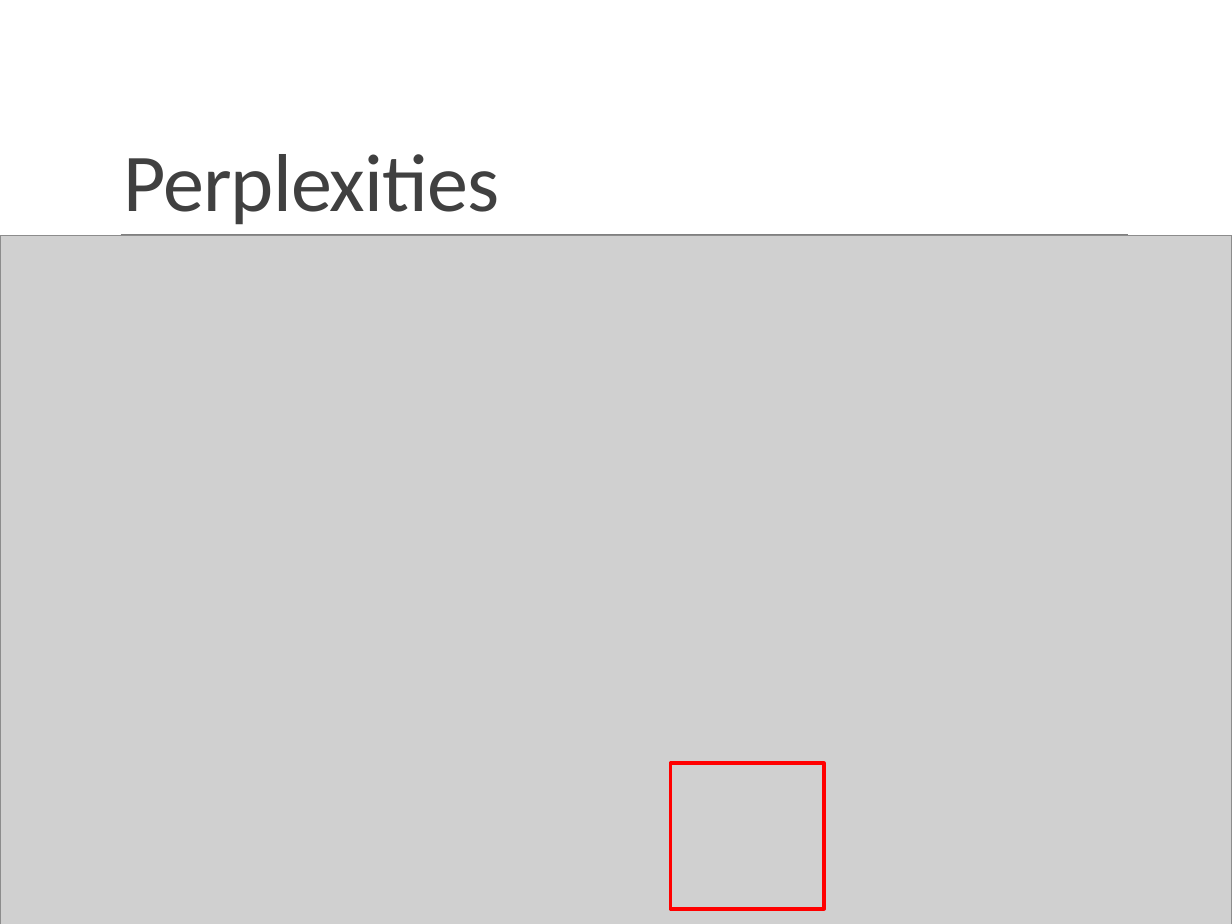
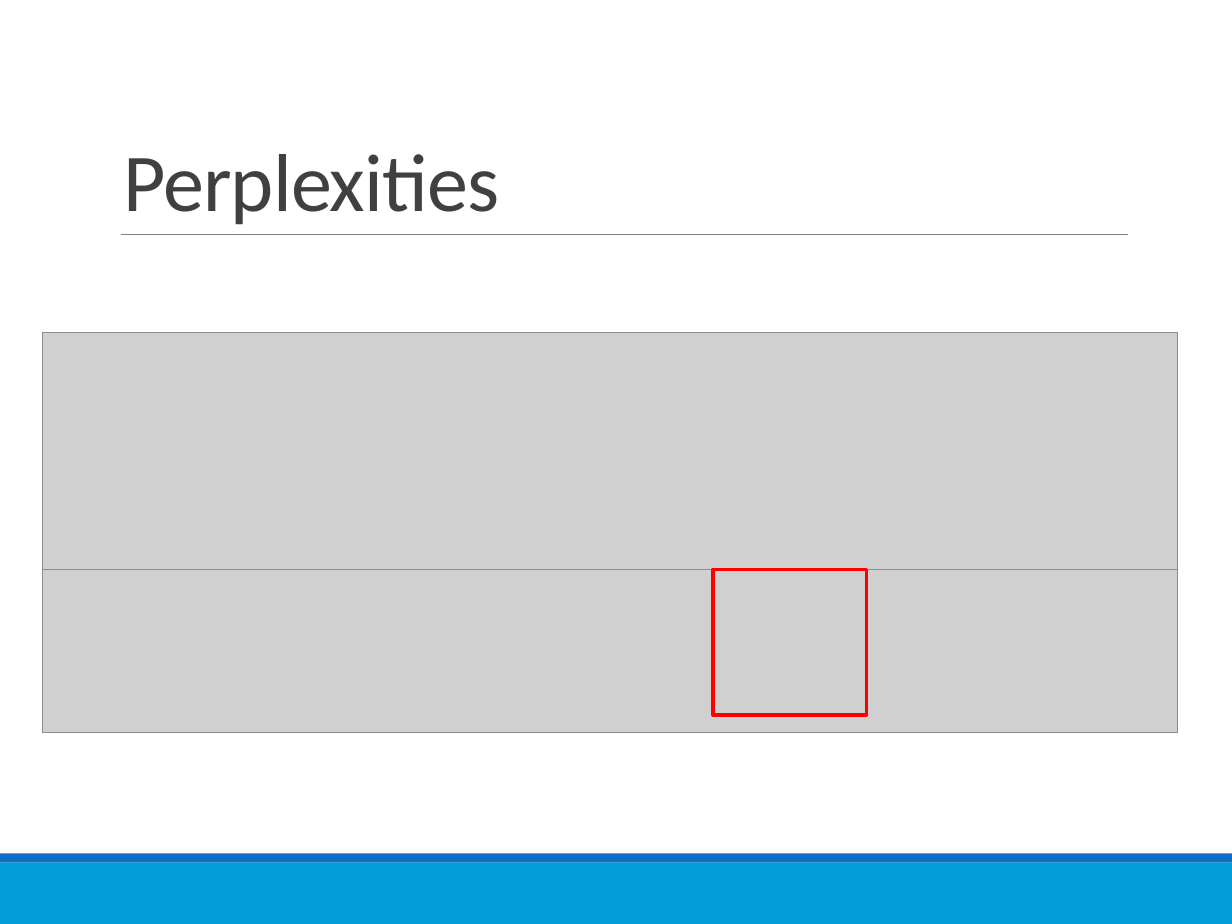
Before and after one commit to richardxiong/dnnQuery, a slide deck: slide 17 of dnnQuery.pptx (slide 16 before the commit). Drawn at 1232x924 pixels with LibreOffice and Linux fonts; fonts in the diff are those of the drawing; grey boxes stand for pictures. Boxes give left, top, right and bottom in pixels: in the first picture for what was removed or moved away, otherwise in the second. Text is boxed around its words. In the diff, an @@ line names an element or a change of style, - is before the commit and + after.

```diff
--- a/dnnQuery.pptx
+++ b/dnnQuery.pptx
@@ picture added at <box>43,333,1178,569</box> @@
@@ picture: place and size @@
-picture at <box>0,235,1232,924</box>
+picture at <box>42,569,1177,733</box>
@@ rectangle: place and size @@
-rectangle at <box>670,764,824,909</box>
+rectangle at <box>713,569,867,715</box>
```
Also in this commit, not shown: 11 other slides changed, 2 slides added, 16 other files.
